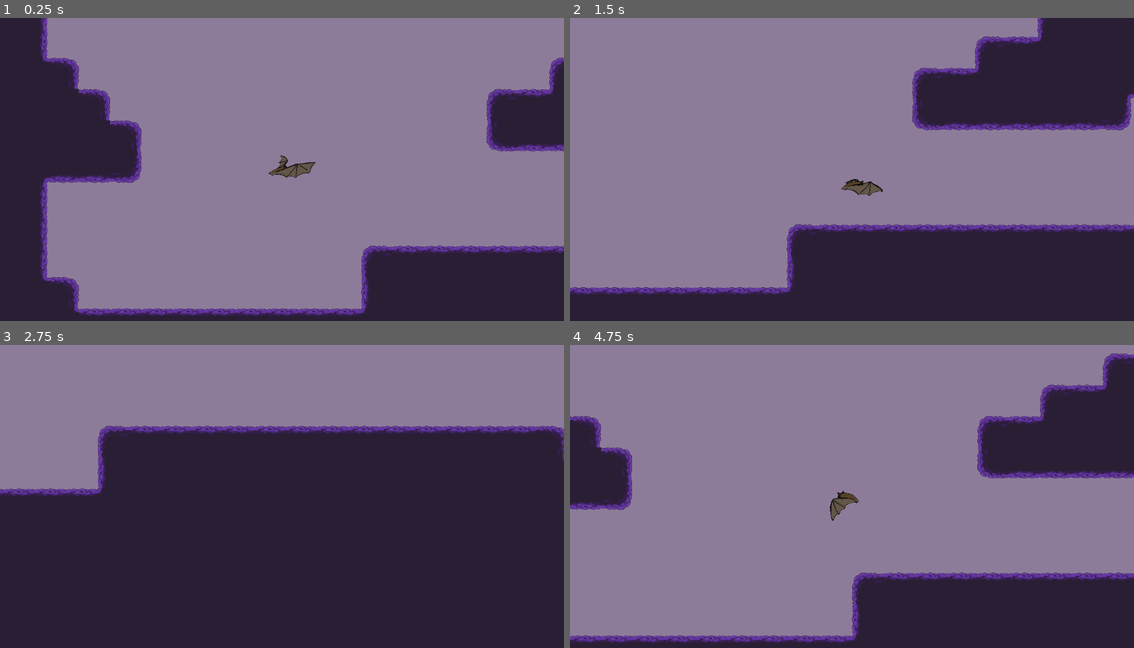
Above: before the commit, frames 1-4 (two rows, left to right).
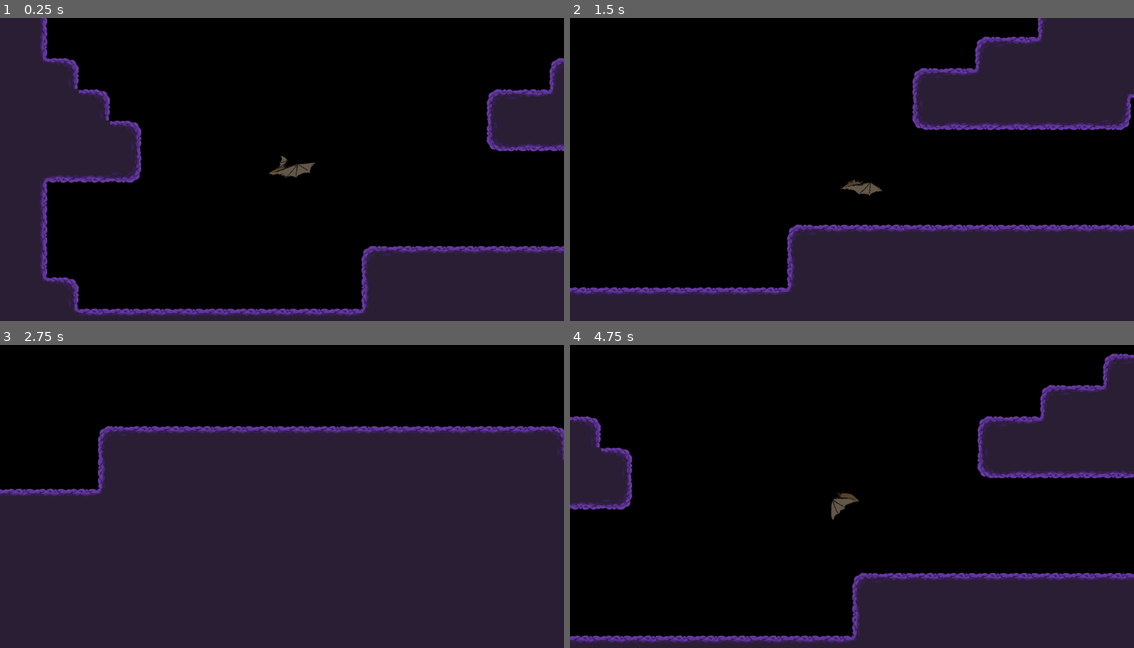
Above: after the commit, the same moments.

Repository: yumejensen/game-off-2025-repository
Game: Godot game, scene res://scenes/game.tscn
The game is run twice, just before and just after one commit, with the same random seed, the same clock (stepped at 60 frames per second) and the same inputs.
Inputs:
- Up to frame 1 (0.25 s): no input
- Up to frame 2 (1.5 s): hold D (right) 0.53-1.28 s; hold S (down) from 1.28 s (still down)
- Up to frame 3 (2.75 s): release S (down) at 2.03 s; hold D (right) from 2.03 s (still down)
- Up to frame 4 (4.75 s): release D (right) at 2.78 s; hold W (up) 2.78-3.53 s; hold A (left) from 3.53 s (still down)

The runs differ from the first frame. In frame 1, 72% of the frame differs, in the area x 8-100%, y 0-97%; in frame 2, 64%; in frame 3, 31%; in frame 4, 75%, in the area x 0-100%, y 0-97%.

Commit message:
Made bg black

Diff:
--- a/project.godot
+++ b/project.godot
@@ -54,4 +54,4 @@
 
 [rendering]
 
-environment/defaults/default_clear_color=Color(0.5529412, 0.4862745, 0.6, 1)
+environment/defaults/default_clear_color=Color(0, 0, 0, 1)
